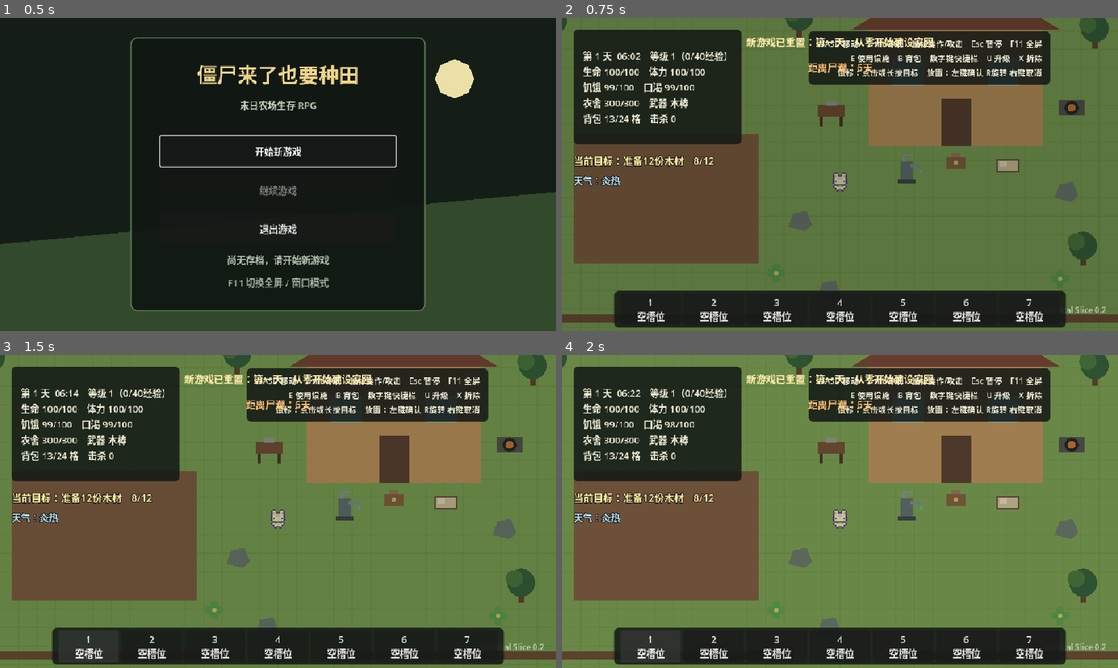
Above: before the commit, frames 1-4 (two rows, left to right).
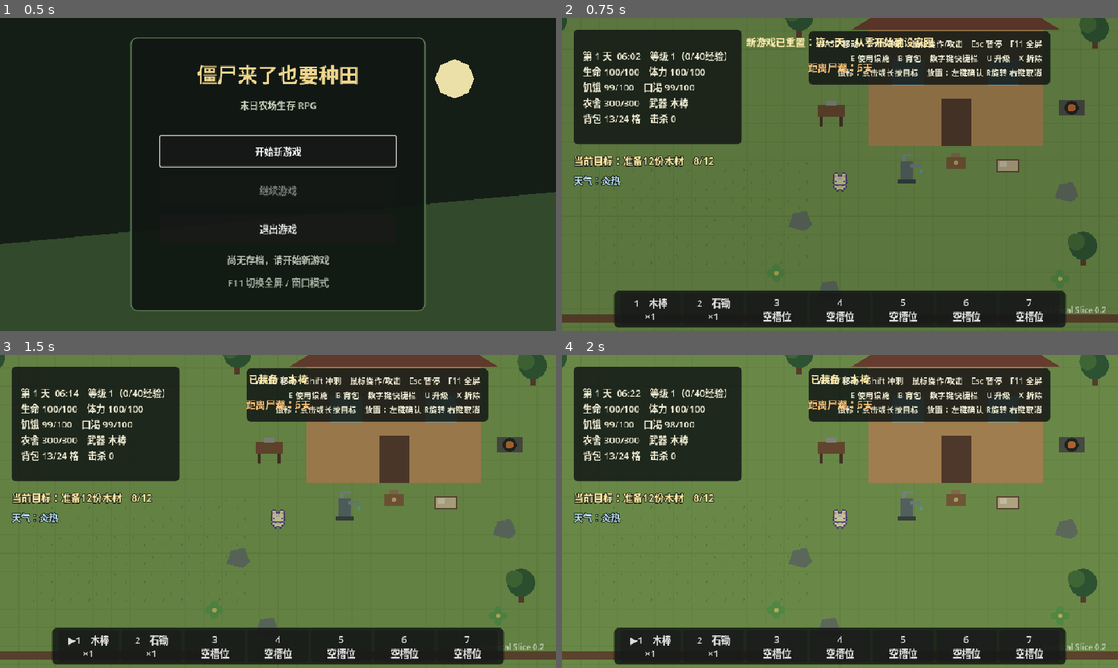
Above: after the commit, the same moments.

Repository: fanfanhappy/zombie-farm-survival
Game: Godot game, scene res://scenes/ui/main_menu.tscn
Two runs of this game, one before a commit and one after it. Both use one fixed random seed, a clock stepped at 60 frames per second and the inputs below.
Inputs (mouse positions are in pixels of both pictures, inside the frame that each line leads up to):
- Up to frame 1 (0.5 s): no input
- Up to frame 2 (0.75 s): click "开始新游戏" at 0.5 s
- Up to frame 3 (1.5 s): click (88, 646) at 1.25 s, where only the run before the commit has a clickable "1 空槽位"
- Up to frame 4 (2 s): no input

Frame 1 is identical in both runs. In frame 2, 12% of the frame differs, in the area x 2-45%, y 37-98%; in frame 3, 13%; in frame 4, 13%, in the area x 2-67%, y 6-98%.

Commit message:
修复开垦交互并增加土地格高亮

Diff:
--- a/scenes/game/game_world.tscn
+++ b/scenes/game/game_world.tscn
@@ -54,6 +54,7 @@
 script = ExtResource("11_weather")
 
 [node name="Player" type="CharacterBody2D" parent="." unique_id=1658304268]
+z_index = 10
 position = Vector2(640, 460)
 script = ExtResource("2_player")
 
--- a/scripts/core/game_controller.gd
+++ b/scripts/core/game_controller.gd
@@ -95,6 +95,8 @@
 	for ground_item in get_tree().get_nodes_in_group("ground_items"): ground_item.queue_free()
 	for plot in get_tree().get_nodes_in_group("farm_plots"): (plot as FarmPlot).reset_for_new_game()
 	inventory.reset_for_new_game(STARTING_ITEMS)
+	inventory.assign_hotbar_item(0, "wooden_club")
+	inventory.assign_hotbar_item(1, "stone_hoe")
 	objective_system.reset_for_new_game()
 	player.reset_for_new_game(PLAYER_HOME)
 	if is_instance_valid(homestead): homestead.restore_full()
@@ -121,6 +123,7 @@
 			night_spawned = true
 			_spawn_night_threat()
 	_update_lighting()
+	_update_farm_plot_highlights()
 	_update_prompt()
 	_update_hud()
 	if message_time > 0.0:
@@ -334,6 +337,15 @@
 	prompt_label.text = target.get_interaction_prompt() if target else ""
 
 
+func _update_farm_plot_highlights() -> void:
+	var mouse_world_position := get_global_mouse_position()
+	for node in get_tree().get_nodes_in_group("farm_plots"):
+		var plot := node as FarmPlot
+		var hovered := mouse_world_position.distance_to(plot.global_position) <= 16.0
+		var reachable := player.global_position.distance_to(plot.global_position) <= 64.0
+		plot.set_mouse_highlight(hovered, reachable)
+
+
 func get_selected_hotbar_item_id() -> String:
 	return inventory_ui.get_selected_hotbar_item_id()
 
@@ -403,9 +415,9 @@
 func _spawn_world_objects() -> void:
 	for data in [["wood", Vector2(145, 175)], ["wood", Vector2(1080, 190)], ["wood", Vector2(1060, 565)], ["wood", Vector2(570, 170)], ["stone", Vector2(570, 520)], ["stone", Vector2(1030, 470)], ["stone", Vector2(620, 640)], ["herb", Vector2(530, 610)], ["herb", Vector2(1020, 620)]]:
 		var node := HarvestableResource.new(); node.position = data[1]; add_child(node); node.setup(data[0])
-	for row in 3:
-		for column in 5:
-			var plot := FarmPlot.new(); plot.position = Vector2(244 + column * 38, 430 + row * 38); add_child(plot)
+	for row in 6:
+		for column in 12:
+			var plot := FarmPlot.new(); plot.position = Vector2(224 + column * 32, 428 + row * 32); add_child(plot)
 	var workbench := CraftingStation.new(); workbench.position = Vector2(625, 330); add_child(workbench); workbench.setup("workbench")
 	var kitchen := CraftingStation.new(); kitchen.position = Vector2(1040, 325); add_child(kitchen); kitchen.setup("kitchen")
 	var sleep_point := SleepPoint.new(); sleep_point.position = Vector2(930, 425); add_child(sleep_point)
@@ -843,7 +855,6 @@
 	draw_rect(Rect2(0, 0, 1280, 800), Color("#82a85d"))
 	for x in range(0, 1280, 32): draw_line(Vector2(x, 0), Vector2(x, 800), Color("#789d55"), 1.0)
 	for y in range(0, 800, 32): draw_line(Vector2(0, y), Vector2(1280, y), Color("#789d55"), 1.0)
-	draw_rect(Rect2(180, 370, 320, 224), Color("#876349"))
 	draw_rect(Rect2(690, 170, 300, 220), Color("#c69b66"))
 	draw_colored_polygon(PackedVector2Array([Vector2(660, 190), Vector2(840, 80), Vector2(1020, 190)]), Color("#7e4a3e"))
 	draw_rect(Rect2(815, 310, 52, 80), Color("#604638"))
--- a/scripts/world/farming/farm_plot.gd
+++ b/scripts/world/farming/farm_plot.gd
@@ -8,13 +8,21 @@
 var growth_days := 0
 var crop_id := ""
 var crop_data: Dictionary = {}
+var highlight_state := 0
 
 
 func _ready() -> void:
-	# 农田属于地面层，不能遮挡角色、作物交互提示或建筑。
-	z_index = -5
+	# 农田与地面同层，玩家使用更高显示层避免被耕地遮挡。
+	z_index = 0
 	add_to_group("mouse_action_targets")
 	add_to_group("farm_plots")
+	queue_redraw()
+
+
+func set_mouse_highlight(hovered: bool, reachable: bool) -> void:
+	var next_state := (1 if reachable else 2) if hovered else 0
+	if next_state == highlight_state: return
+	highlight_state = next_state
 	queue_redraw()
 
 
@@ -140,10 +148,8 @@
 
 func _draw() -> void:
 	if state == PlotState.EMPTY:
-		draw_rect(Rect2(-14, -14, 28, 28), Color("#769d55"), true)
-		draw_rect(Rect2(-14, -14, 28, 28), Color("#9fbd77"), false, 1.0)
-		draw_circle(Vector2(-6, 5), 2.0, Color("#668b49"))
-		draw_circle(Vector2(7, -5), 2.0, Color("#668b49"))
+		draw_line(Vector2(-7, 8), Vector2(-5, 3), Color("#668b49"), 1.0)
+		draw_line(Vector2(8, -4), Vector2(6, -9), Color("#668b49"), 1.0)
 	elif state == PlotState.TILLED:
 		draw_rect(Rect2(-14, -14, 28, 28), Color("#76523e"))
 		for y in [-8, 0, 8]: draw_line(Vector2(-11, y), Vector2(11, y), Color("#a77b58"), 2.0)
@@ -157,3 +163,8 @@
 		draw_circle(Vector2(5, -size + 1), size * 0.55, leaf_color.lightened(0.08))
 		if state == PlotState.READY: draw_circle(Vector2(0, 5), 6.0, produce_color)
 	if watered: draw_circle(Vector2(10, -10), 3.0, Color("#68b9d2"))
+	if highlight_state > 0:
+		var highlight_color := Color(1.0, 0.88, 0.3, 0.28) if highlight_state == 1 else Color(0.95, 0.28, 0.25, 0.24)
+		var border_color := Color("#ffe36b") if highlight_state == 1 else Color("#ee6158")
+		draw_rect(Rect2(-15, -15, 30, 30), highlight_color, true)
+		draw_rect(Rect2(-15, -15, 30, 30), border_color, false, 2.0)
Not shown, changed: README.md
